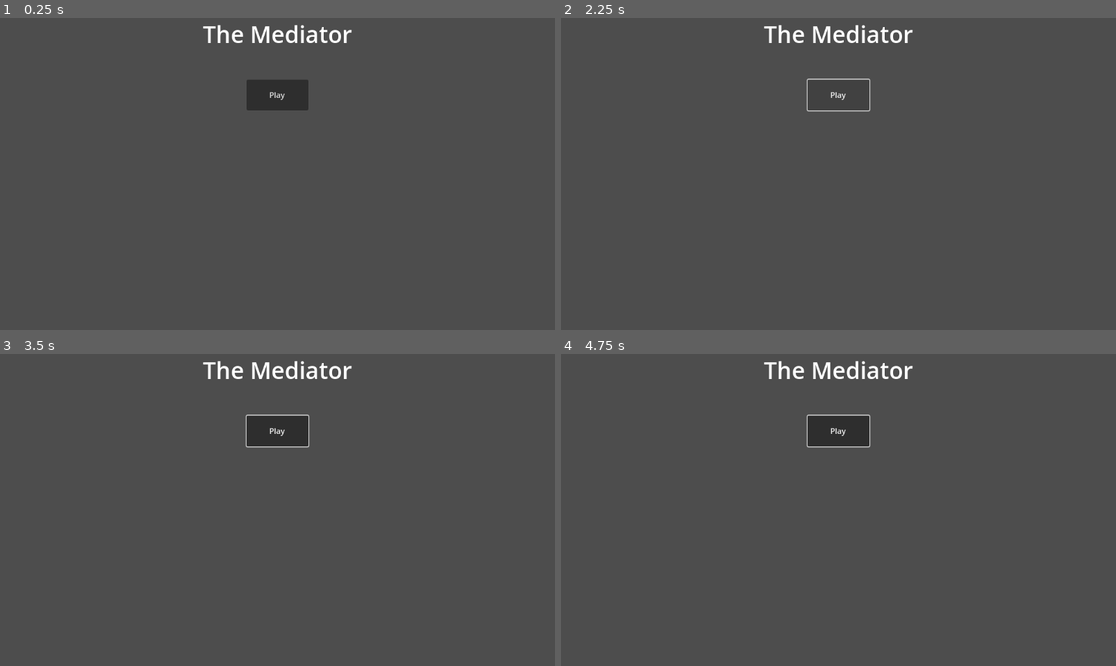
Above: before the commit, frames 1-4 (two rows, left to right).
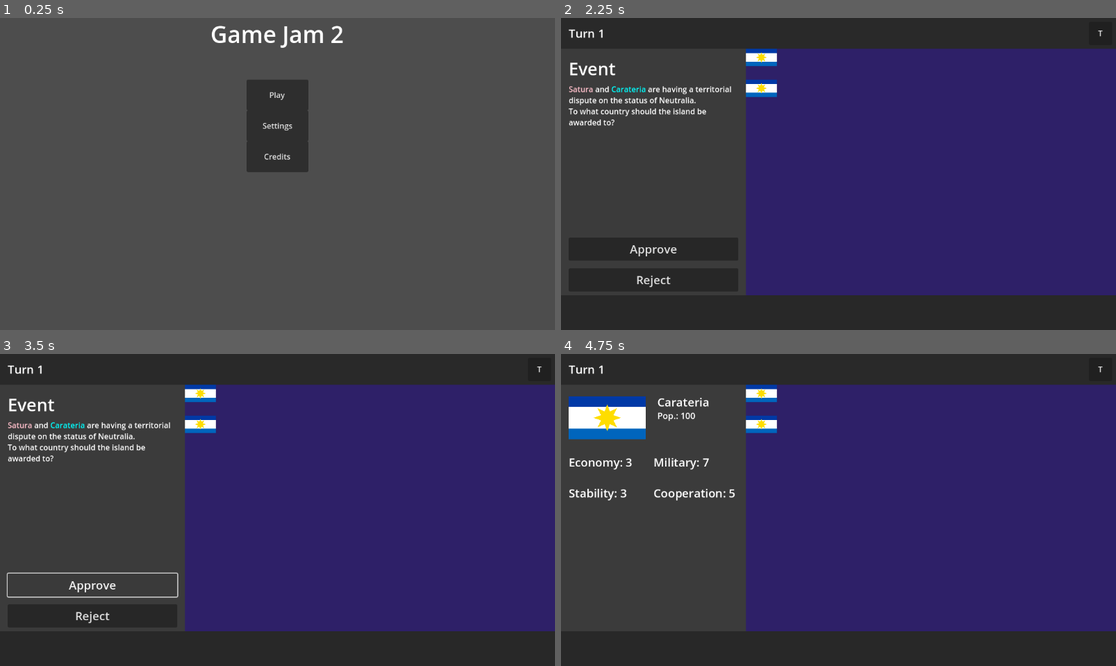
Above: after the commit, the same moments.

Repository: SaturdayMilkshake/game-jam-2
Game: Godot game, scene res://scenes/title_screen/title_screen.tscn
Same seed, same stepped clock (60 frames per second), same inputs: the game is played once before the commit and once after it.
Inputs (mouse positions are in pixels of both pictures, inside the frame that each line leads up to):
- Up to frame 1 (0.25 s): no input
- Up to frame 2 (2.25 s): click (838, 127) at 0.5 s, where only the run after the commit has a clickable "Settings"; click (838, 155) at 1.25 s, where only the run after the commit has a clickable "Credits"; click "Play" at 2 s
- Up to frame 3 (3.5 s): click (94, 584) at 2.75 s, where only the run after the commit has a clickable "Approve"
- Up to frame 4 (4.75 s): click (655, 616) at 3.5 s, where only the run after the commit has a clickable "Reject"; click (760, 400) at 4.27 s

The runs differ from the first frame. In frame 1, 3.0% of the frame differs, in the area x 36-64%, y 2-50%; in frame 2, 79%, in the area x 0-100%, y 0-100%; in frame 3, 77%; in frame 4, 76%.

Commit message:
add title screen, event and country info

Diff:
--- /dev/null
+++ b/assets/flags/carateria.svg
@@ -0,0 +1 @@
+<svg id="flag" xmlns="http://www.w3.org/2000/svg" style="height: 761.231px;"><rect width="1362" height="761.233" x="0" y="0" fill="rgb(0, 57, 166)"></rect><rect width="1362" height="570.9247499999999" x="0" y="190.30825" fill="rgb(255, 255, 255)"></rect><rect width="1362" height="190.30825" x="0" y="570.9247499999999" fill="rgb(0, 101, 189)"></rect><g transform="translate(681,380.6165) rotate(0) scale(4.852125)"><path d="M 35.38014,35.33055 9.5832897,23.09028 0.03507971,50 -9.55088,23.1037 -35.33053,35.38014 -23.09027,9.58329 -50,0.03508036 -23.10369,-9.5508796 -35.38014,-35.33053 -9.58328,-23.09027 -0.03507029,-50 9.5508897,-23.1037 35.33054,-35.38014 23.09028,-9.5832796 50.00001,-0.03507964 23.10371,9.55088 z" fill="rgb(254, 221, 0)"></path></g></svg>
--- /dev/null
+++ b/assets/flags/neutral.svg
@@ -0,0 +1 @@
+<svg id="flag" xmlns="http://www.w3.org/2000/svg" style="height: 761.231px;"><rect width="1362" height="761.233" x="0" y="0" fill="rgb(128, 0, 252)"></rect><rect width="778.2857142857142" height="761.233" x="583.7142857142857" y="0" fill="rgb(255, 255, 255)"></rect><rect width="583.7142857142857" height="761.233" x="778.2857142857142" y="0" fill="rgb(254, 221, 0)"></rect><rect x="468.1875" y="169.1628888888889" width="425.625" height="422.90722222222223" fill="rgb(255, 255, 255)"></rect></svg>
--- /dev/null
+++ b/assets/flags/player.svg
@@ -0,0 +1 @@
+<svg id="flag" xmlns="http://www.w3.org/2000/svg" style="height: 761.231px;"><rect width="1362" height="761.233" x="0" y="0" fill="rgb(0, 0, 0)"></rect><rect width="681" height="761.233" x="681" y="0" fill="rgb(255, 255, 255)"></rect><rect width="340.5" height="761.233" x="1021.5" y="0" fill="rgb(255, 255, 255)"></rect><polygon points="681,114.18495000000001 906.58125,380.6165 681,647.0480499999999 455.41875000000005,380.6165" fill="rgb(255, 255, 255)"></polygon><polygon points="681,190.30825 838.48125,380.6165 681,570.9247499999999 523.51875,380.6165" fill="rgb(0, 0, 0)"></polygon></svg>
--- /dev/null
+++ b/assets/flags/satura.svg
@@ -0,0 +1 @@
+<svg id="flag" xmlns="http://www.w3.org/2000/svg" style="height: 761.231px;"><rect width="1362" height="761.233" x="0" y="0" fill="rgb(255, 0, 0)"></rect><rect width="908" height="761.233" x="454" y="0" fill="rgb(255, 255, 255)"></rect><rect width="454" height="761.233" x="908" y="0" fill="rgb(255, 0, 245)"></rect></svg>
--- /dev/null
+++ b/assets/world_map.svg
@@ -0,0 +1,67 @@
+<?xml version="1.0" encoding="UTF-8" standalone="no"?>
+<!-- Created with Inkscape (http://www.inkscape.org/) -->
+
+<svg
+   width="768"
+   height="512"
+   viewBox="0 0 203.2 135.46667"
+   version="1.1"
+   id="svg1"
+   inkscape:version="1.4 (e7c3feb100, 2024-10-09)"
+   sodipodi:docname="world_map.svg"
+   xmlns:inkscape="http://www.inkscape.org/namespaces/inkscape"
+   xmlns:sodipodi="http://sodipodi.sourceforge.net/DTD/sodipodi-0.dtd"
+   xmlns="http://www.w3.org/2000/svg"
+   xmlns:svg="http://www.w3.org/2000/svg">
+  <sodipodi:namedview
+     id="namedview1"
+     pagecolor="#ffffff"
+     bordercolor="#000000"
+     borderopacity="0.25"
+     inkscape:showpageshadow="2"
+     inkscape:pageopacity="0.0"
+     inkscape:pagecheckerboard="0"
+     inkscape:deskcolor="#d1d1d1"
+     inkscape:document-units="px"
+     showgrid="true"
+     inkscape:zoom="1.05"
+     inkscape:cx="321.90476"
+     inkscape:cy="253.33333"
+     inkscape:window-width="1920"
+     inkscape:window-height="1010"
+     inkscape:window-x="0"
+     inkscape:window-y="0"
+     inkscape:window-maximized="1"
+     inkscape:current-layer="layer1"
+     inkscape:lockguides="true">
+    <inkscape:grid
+       id="grid2"
+       units="px"
+       originx="0"
+       originy="0"
+       spacingx="0.26458333"
+       spacingy="0.26458333"
+       empcolor="#0099e5"
+       empopacity="0.30196078"
+       color="#0099e5"
+       opacity="0.14901961"
+       empspacing="8"
+       enabled="true"
+       visible="true" />
+  </sodipodi:namedview>
+  <defs
+     id="defs1" />
+  <g
+     inkscape:label="Layer 1"
+     inkscape:groupmode="layer"
+     id="layer1">
+    <rect
+       style="fill:#002575;stroke-width:0.0826721;fill-opacity:1"
+       id="rect2"
+       width="169.33333"
+       height="101.6"
+       x="16.933334"
+       y="16.933334"
+       ry="0" />
+  </g>
+</svg>
--- /dev/null
+++ b/default_bus_layout.tres
@@ -0,0 +1,15 @@
+[gd_resource type="AudioBusLayout" format=3 uid="uid://dco14if2iesir"]
+
+[resource]
+bus/1/name = &"SoundEffects"
+bus/1/solo = false
+bus/1/mute = false
+bus/1/bypass_fx = false
+bus/1/volume_db = 0.0
+bus/1/send = &"Master"
+bus/2/name = &"Music"
+bus/2/solo = false
+bus/2/mute = false
+bus/2/bypass_fx = false
+bus/2/volume_db = 0.0
+bus/2/send = &"Master"
--- /dev/null
+++ b/misc/event_spreadsheet.csv
@@ -0,0 +1,5 @@
+Event Number,Description,Country 1,Country 2,Option 1 Name,Option 2 Name,Option 1 Effect 1,Option 1 Modifier 1,Option 1 Effect 2,Option 1 Modifier 2,Option 2 Effect 1,Option 2 Modifier 1,Option 2 Effect 2,Option 2 Modifier 2
+1,COUNTRY1 and COUNTRY2 are having a dispute on the status of Neutrailia.,RANDOM,RANDOM,Award to COUNTRY1,Award to COUNTRY2,Cooperation,,,,,,,
+2,,,,,,,,,,,,,
+3,,,,,,,,,,,,,
+4,,,,,,,,,,,,,
--- a/project.godot
+++ b/project.godot
@@ -15,6 +15,10 @@
 config/features=PackedStringArray("4.3", "GL Compatibility")
 config/icon="res://icon.svg"
 
+[autoload]
+
+SignalHandler="*res://scripts/signal_handler.gd"
+
 [rendering]
 
 renderer/rendering_method="gl_compatibility"
--- /dev/null
+++ b/scenes/components/cooperation/cooperation.gd
@@ -0,0 +1,3 @@
+extends Node
+
+@export var cooperation: int = 5
--- /dev/null
+++ b/scenes/components/cooperation/cooperation.tscn
@@ -0,0 +1,6 @@
+[gd_scene load_steps=2 format=3 uid="uid://bqpgu6a8kjg50"]
+
+[ext_resource type="Script" path="res://scenes/components/cooperation/cooperation.gd" id="1_f1g5s"]
+
+[node name="Cooperation" type="Node"]
+script = ExtResource("1_f1g5s")
--- a/scenes/country/country.gd
+++ b/scenes/country/country.gd
@@ -2,16 +2,31 @@
 
 @export var country_name: String = ""
 @export var population: int = 50
+@export_file var flag: String = ""
 
 @export var starting_economy: int = 5
 @export var starting_stability: int = 5
 @export var starting_military: int = 5
+@export var starting_cooperation: int = 5
 
 @onready var economy: Node = $Economy
 @onready var stability: Node = $Stability
 @onready var military: Node = $Military
+@onready var cooperation: Node = $Cooperation
 
 func _ready() -> void:
+	SignalHandler.connect("new_turn", Callable(self, "new_turn"))
+	SignalHandler.connect("modify_country_value", Callable(self, "modify_country_value"))
 	economy.economy = starting_economy
 	stability.stability = starting_stability
 	military.military = starting_military
+
+func new_turn(_turn: int) -> void:
+	pass
+
+func modify_country_value(country: String, _attribute: String, _modifier: int) -> void:
+	if country == country_name:
+		pass
+
+func _on_map_pressed() -> void:
+	SignalHandler.emit_signal("country_selected", country_name, flag, population, economy.economy, stability.stability, military.military, cooperation.cooperation)
--- a/scenes/country/country.tscn
+++ b/scenes/country/country.tscn
@@ -1,9 +1,11 @@
-[gd_scene load_steps=5 format=3 uid="uid://cdycehgp78nr0"]
+[gd_scene load_steps=7 format=3 uid="uid://cdycehgp78nr0"]
 
 [ext_resource type="PackedScene" uid="uid://bfbgcmcj60ckw" path="res://scenes/components/economy/economy.tscn" id="1_cjqcq"]
 [ext_resource type="Script" path="res://scenes/country/country.gd" id="1_e8aaw"]
 [ext_resource type="PackedScene" uid="uid://d0nswlnnobtxf" path="res://scenes/components/stability/stability.tscn" id="2_blcab"]
 [ext_resource type="PackedScene" uid="uid://bvfdoie2gtv8b" path="res://scenes/components/military/military.tscn" id="3_jvxxf"]
+[ext_resource type="PackedScene" uid="uid://bqpgu6a8kjg50" path="res://scenes/components/cooperation/cooperation.tscn" id="5_hfe5j"]
+[ext_resource type="Texture2D" uid="uid://mqk6doqwyd5a" path="res://assets/flags/carateria.svg" id="5_nuvig"]
 
 [node name="Country" type="Node2D"]
 script = ExtResource("1_e8aaw")
@@ -13,3 +15,14 @@
 [node name="Stability" parent="." instance=ExtResource("2_blcab")]
 
 [node name="Military" parent="." instance=ExtResource("3_jvxxf")]
+
+[node name="Cooperation" parent="." instance=ExtResource("5_hfe5j")]
+
+[node name="Map" type="TextureButton" parent="."]
+offset_right = 64.0
+offset_bottom = 64.0
+texture_normal = ExtResource("5_nuvig")
+ignore_texture_size = true
+stretch_mode = 4
+
+[connection signal="pressed" from="Map" to="." method="_on_map_pressed"]
--- /dev/null
+++ b/scenes/game_manager/event_manager.gd
@@ -0,0 +1,18 @@
+extends Node
+
+var events: Array = []
+
+func _ready() -> void:
+	initialize_events()
+	generate_new_event()
+
+func initialize_events() -> void:
+	var event_file: FileAccess = FileAccess.open("res://misc/event_spreadsheet.csv", FileAccess.READ)
+	while !event_file.eof_reached():
+		var event_rows: PackedStringArray = event_file.get_csv_line(",")
+		events.append(event_rows)
+	events.pop_front()
+	event_file.close()
+
+func generate_new_event() -> void:
+	print(events.size())
--- /dev/null
+++ b/scenes/game_manager/game_manager.gd
@@ -0,0 +1,9 @@
+extends Node
+
+var turn: int = 0
+
+func new_turn() -> void:
+	SignalHandler.emit_signal("new_turn", turn)
+
+func modify_country_value(_country: String, _attribute: String, _modifier: int) -> void:
+	pass
--- /dev/null
+++ b/scenes/game_manager/game_manager.tscn
@@ -0,0 +1,10 @@
+[gd_scene load_steps=3 format=3 uid="uid://da367dath0qla"]
+
+[ext_resource type="Script" path="res://scenes/game_manager/game_manager.gd" id="1_irdtd"]
+[ext_resource type="Script" path="res://scenes/game_manager/event_manager.gd" id="2_ec5r6"]
+
+[node name="GameManager" type="Node"]
+script = ExtResource("1_irdtd")
+
+[node name="EventManager" type="Node" parent="."]
+script = ExtResource("2_ec5r6")
--- a/scenes/title_screen/title_screen.gd
+++ b/scenes/title_screen/title_screen.gd
@@ -1,11 +1,4 @@
 extends Node2D
 
-
-# Called when the node enters the scene tree for the first time.
-func _ready() -> void:
-	pass # Replace with function body.
-
-
-# Called every frame. 'delta' is the elapsed time since the previous frame.
-func _process(delta: float) -> void:
-	pass
+func _on_play_pressed() -> void:
+	get_tree().change_scene_to_file("res://scenes/world/world.tscn")
--- a/scenes/title_screen/title_screen.tscn
+++ b/scenes/title_screen/title_screen.tscn
@@ -5,11 +5,11 @@
 [node name="TitleScreen" type="Node2D"]
 script = ExtResource("1_ve2lx")
 
-[node name="TheMediator" type="Label" parent="."]
+[node name="GameTitle" type="Label" parent="."]
 offset_right = 1152.0
 offset_bottom = 64.0
 theme_override_font_sizes/font_size = 48
-text = "The Mediator"
+text = "Game Jam 2"
 horizontal_alignment = 1
 vertical_alignment = 1
 
@@ -19,3 +19,19 @@
 offset_right = 640.0
 offset_bottom = 192.0
 text = "Play"
+
+[node name="Settings" type="Button" parent="."]
+offset_left = 512.0
+offset_top = 192.0
+offset_right = 640.0
+offset_bottom = 256.0
+text = "Settings"
+
+[node name="Credits" type="Button" parent="."]
+offset_left = 512.0
+offset_top = 256.0
+offset_right = 640.0
+offset_bottom = 320.0
+text = "Credits"
+
+[connection signal="pressed" from="Play" to="." method="_on_play_pressed"]
--- /dev/null
+++ b/scenes/world/ui/country_info/country_info.gd
@@ -0,0 +1,14 @@
+extends Control
+
+func _ready() -> void:
+	SignalHandler.connect("country_selected", Callable(self, "country_selected"))
+
+func country_selected(country: String, flag: String, population: int, economy: int, stability: int, military: int, cooperation: int) -> void:
+	self.visible = true
+	$CountryName.text = country
+	$Flag.texture = load(flag)
+	$Population.text = "Pop.: " + str(population)
+	$Economy.text = "Economy: " + str(economy)
+	$Stability.text = "Stability: " + str(stability)
+	$Military.text = "Military: " + str(military)
+	$Cooperation.text = "Cooperation: " + str(cooperation)
--- /dev/null
+++ b/scenes/world/ui/country_info/country_info.tscn
@@ -0,0 +1,80 @@
+[gd_scene load_steps=3 format=3 uid="uid://bs357xfrieidy"]
+
+[ext_resource type="Script" path="res://scenes/world/ui/country_info/country_info.gd" id="1_rn7no"]
+[ext_resource type="Texture2D" uid="uid://ccx85m0m64euw" path="res://assets/flags/satura.svg" id="2_pgu2d"]
+
+[node name="CountryInfo" type="Control"]
+layout_mode = 3
+anchors_preset = 0
+offset_right = 384.0
+offset_bottom = 256.0
+script = ExtResource("1_rn7no")
+
+[node name="Flag" type="TextureRect" parent="."]
+layout_mode = 0
+offset_left = 16.0
+offset_top = 24.0
+offset_right = 176.0
+offset_bottom = 113.398
+texture = ExtResource("2_pgu2d")
+expand_mode = 5
+stretch_mode = 4
+
+[node name="CountryName" type="Label" parent="."]
+layout_mode = 0
+offset_left = 200.0
+offset_top = 12.0
+offset_right = 376.0
+offset_bottom = 60.0
+theme_override_font_sizes/font_size = 24
+text = "Satura"
+vertical_alignment = 1
+
+[node name="Population" type="Label" parent="."]
+layout_mode = 0
+offset_left = 200.0
+offset_top = 48.0
+offset_right = 376.0
+offset_bottom = 80.0
+theme_override_font_sizes/font_size = 18
+text = "Pop.: 50"
+vertical_alignment = 1
+
+[node name="Economy" type="Label" parent="."]
+layout_mode = 0
+offset_left = 16.0
+offset_top = 144.0
+offset_right = 176.0
+offset_bottom = 178.0
+theme_override_font_sizes/font_size = 24
+text = "Economy: 5"
+vertical_alignment = 1
+
+[node name="Stability" type="Label" parent="."]
+layout_mode = 0
+offset_left = 16.0
+offset_top = 208.0
+offset_right = 176.0
+offset_bottom = 242.0
+theme_override_font_sizes/font_size = 24
+text = "Stability: 5"
+vertical_alignment = 1
+
+[node name="Military" type="Label" parent="."]
+layout_mode = 0
+offset_left = 192.0
+offset_top = 144.0
+offset_right = 352.0
+offset_bottom = 178.0
+theme_override_font_sizes/font_size = 24
+text = "Military: 5"
+vertical_alignment = 1
+
+[node name="Cooperation" type="Label" parent="."]
+offset_left = 192.0
+offset_top = 208.0
+offset_right = 368.0
+offset_bottom = 242.0
+theme_override_font_sizes/font_size = 24
+text = "Cooperation: 5"
+vertical_alignment = 1
--- /dev/null
+++ b/scenes/world/ui/event_info/event_info.gd
@@ -0,0 +1,15 @@
+extends Control
+
+@onready var description: Node = $Description
+
+func _ready() -> void:
+	SignalHandler.connect("country_selected", Callable(self, "country_selected"))
+
+func _on_option_1_pressed() -> void:
+	pass # Replace with function body.
+
+func _on_option_2_pressed() -> void:
+	pass # Replace with function body.
+
+func country_selected(_country: String, _flag: String, _population: int, _economy: int, _stability: int, _military: int, _cooperation: int) -> void:
+	self.visible = false
--- /dev/null
+++ b/scenes/world/ui/event_info/event_info.tscn
@@ -0,0 +1,50 @@
+[gd_scene load_steps=2 format=3 uid="uid://wa8c6q8bsggs"]
+
+[ext_resource type="Script" path="res://scenes/world/ui/event_info/event_info.gd" id="1_5656b"]
+
+[node name="EventInfo" type="Control"]
+layout_mode = 3
+anchors_preset = 0
+offset_right = 384.0
+offset_bottom = 512.0
+script = ExtResource("1_5656b")
+
+[node name="Event" type="Label" parent="."]
+layout_mode = 0
+offset_left = 16.0
+offset_top = 16.0
+offset_right = 256.0
+offset_bottom = 66.0
+theme_override_font_sizes/font_size = 36
+text = "Event"
+vertical_alignment = 1
+
+[node name="Description" type="RichTextLabel" parent="."]
+layout_mode = 0
+offset_left = 16.0
+offset_top = 72.0
+offset_right = 368.0
+offset_bottom = 376.0
+bbcode_enabled = true
+text = "[color=pink]Satura[/color] and [color=cyan]Carateria[/color] are having a territorial dispute on the status of Neutralia.
+To what country should the island be awarded to?"
+
+[node name="Option1" type="Button" parent="."]
+layout_mode = 0
+offset_left = 16.0
+offset_top = 392.0
+offset_right = 368.0
+offset_bottom = 440.0
+theme_override_font_sizes/font_size = 24
+text = "Approve"
+
+[node name="Option2" type="Button" parent="."]
+offset_left = 16.0
+offset_top = 456.0
+offset_right = 368.0
+offset_bottom = 504.0
+theme_override_font_sizes/font_size = 24
+text = "Reject"
+
+[connection signal="pressed" from="Option1" to="." method="_on_option_1_pressed"]
+[connection signal="pressed" from="Option2" to="." method="_on_option_2_pressed"]
--- /dev/null
+++ b/scenes/world/world.gd
@@ -0,0 +1,4 @@
+extends Node2D
+
+func _on_back_to_title_pressed() -> void:
+	get_tree().change_scene_to_file("res://scenes/title_screen/title_screen.tscn")
--- a/scenes/world/world.tscn
+++ b/scenes/world/world.tscn
@@ -1,7 +1,77 @@
-[gd_scene load_steps=2 format=3 uid="uid://cbvkf5dobplar"]
+[gd_scene load_steps=6 format=3 uid="uid://cbvkf5dobplar"]
 
+[ext_resource type="Script" path="res://scenes/world/world.gd" id="1_il811"]
 [ext_resource type="PackedScene" uid="uid://cdycehgp78nr0" path="res://scenes/country/country.tscn" id="1_wohfb"]
+[ext_resource type="PackedScene" uid="uid://da367dath0qla" path="res://scenes/game_manager/game_manager.tscn" id="3_5iws7"]
+[ext_resource type="PackedScene" uid="uid://wa8c6q8bsggs" path="res://scenes/world/ui/event_info/event_info.tscn" id="3_21bx7"]
+[ext_resource type="PackedScene" uid="uid://bs357xfrieidy" path="res://scenes/world/ui/country_info/country_info.tscn" id="3_txpeh"]
 
 [node name="World" type="Node2D"]
+script = ExtResource("1_il811")
+
+[node name="Navbar" type="ColorRect" parent="."]
+offset_right = 1152.0
+offset_bottom = 64.0
+color = Color(0.160629, 0.160629, 0.160629, 1)
+
+[node name="BottomBar" type="ColorRect" parent="."]
+offset_top = 576.0
+offset_right = 1152.0
+offset_bottom = 648.0
+color = Color(0.157753, 0.157753, 0.157753, 1)
+
+[node name="LeftPanel" type="ColorRect" parent="."]
+offset_top = 64.0
+offset_right = 384.0
+offset_bottom = 576.0
+color = Color(0.229593, 0.229593, 0.229593, 1)
+
+[node name="CountryInfo" parent="LeftPanel" instance=ExtResource("3_txpeh")]
+visible = false
+
+[node name="EventInfo" parent="LeftPanel" instance=ExtResource("3_21bx7")]
+
+[node name="Date" type="Label" parent="."]
+offset_left = 16.0
+offset_top = 15.0
+offset_right = 248.0
+offset_bottom = 48.0
+theme_override_font_sizes/font_size = 24
+text = "Turn 1"
+vertical_alignment = 1
+
+[node name="GameManager" parent="." instance=ExtResource("3_5iws7")]
+
+[node name="ColorRect" type="ColorRect" parent="."]
+offset_left = 384.0
+offset_top = 64.0
+offset_right = 1152.0
+offset_bottom = 576.0
+color = Color(0.180392, 0.12549, 0.407843, 1)
 
 [node name="Country" parent="." instance=ExtResource("1_wohfb")]
+position = Vector2(384, 64)
+country_name = "Carateria"
+population = 100
+flag = "res://assets/flags/carateria.svg"
+starting_economy = 3
+starting_stability = 3
+starting_military = 7
+
+[node name="Country2" parent="." instance=ExtResource("1_wohfb")]
+position = Vector2(384, 128)
+country_name = "Satura"
+population = 75
+flag = "res://assets/flags/satura.svg"
+starting_economy = 7
+starting_stability = 3
+starting_military = 2
+
+[node name="BackToTitle" type="Button" parent="."]
+offset_left = 1096.0
+offset_top = 8.0
+offset_right = 1144.0
+offset_bottom = 56.0
+text = "T"
+
+[connection signal="pressed" from="BackToTitle" to="." method="_on_back_to_title_pressed"]
--- /dev/null
+++ b/scripts/signal_handler.gd
@@ -0,0 +1,12 @@
+extends Node
+
+@warning_ignore("unused_signal")
+signal new_turn(turn: int)
+
+@warning_ignore("unused_signal")
+signal country_selected(country: String, flag: String, population: int, economy: int, stability: int, military: int, cooperation: int)
+@warning_ignore("unused_signal")
+signal modify_country_value(country: String, attribute: String, modifier: int)
+
+@warning_ignore("unused_signal")
+signal generate_new_event
Not shown, added: assets/flags/carateria.svg.import
Not shown, added: assets/flags/neutral.svg.import
Not shown, added: assets/flags/player.svg.import
Not shown, added: assets/flags/satura.svg.import
Not shown, added: assets/world_map.svg.import
Binary file added: misc/event_spreadsheet.Country 1.translation
Binary file added: misc/event_spreadsheet.Country 2.translation
Binary file added: misc/event_spreadsheet.Description.translation
Binary file added: misc/event_spreadsheet.Option 1 Effect 1.translation
Binary file added: misc/event_spreadsheet.Option 1 Effect 2.translation
Binary file added: misc/event_spreadsheet.Option 1 Modifier 1.translation
Binary file added: misc/event_spreadsheet.Option 1 Modifier 2.translation
(and 8 more such lines)
